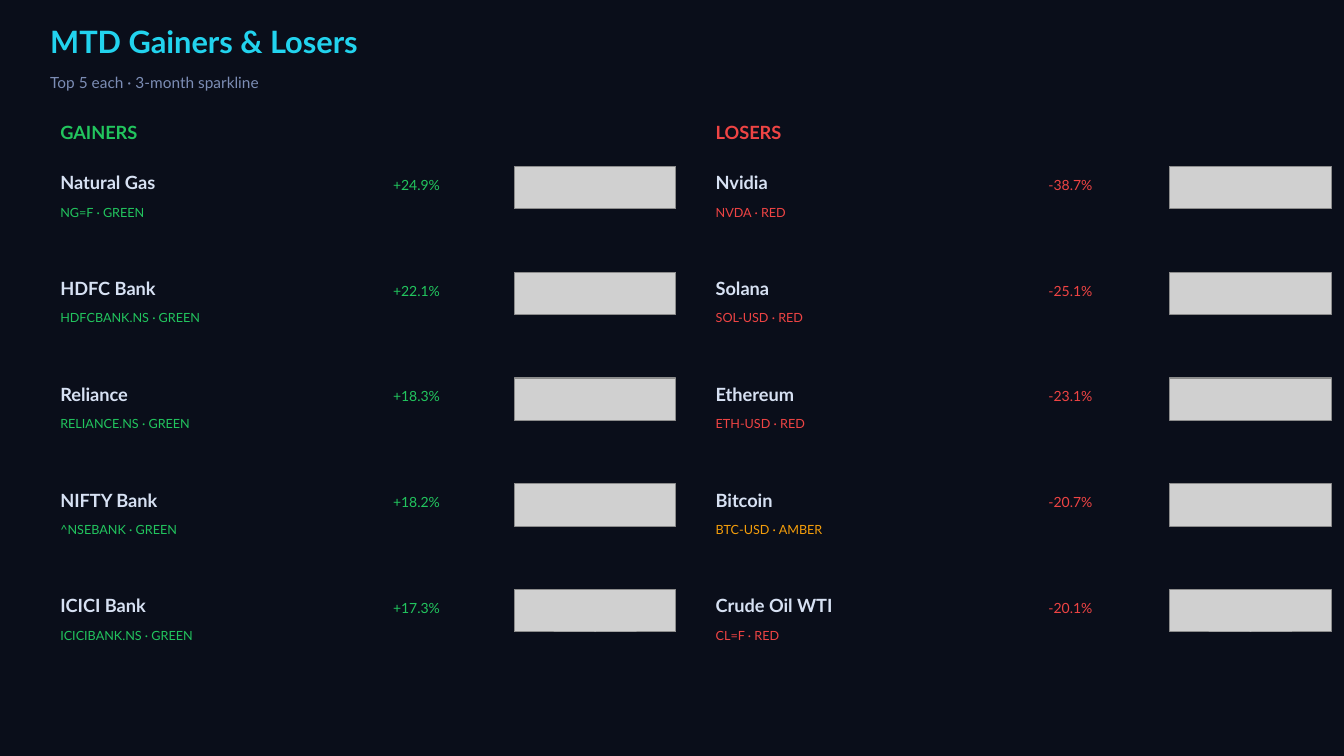
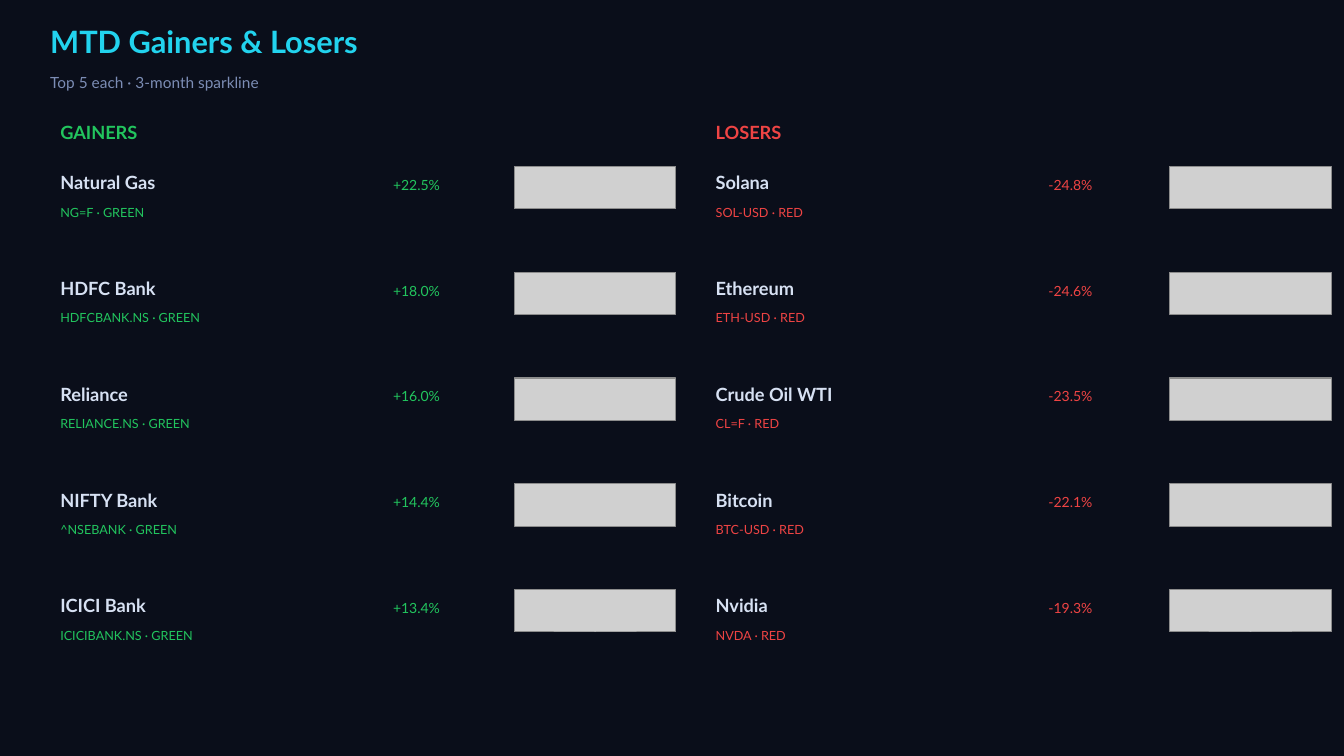
Before and after one commit to Pravkum23/pmr-terminal, a slide deck: slide 2 of docs/pmr_daily.pptx. Drawn at 1344x756 pixels with LibreOffice and Linux fonts; fonts in the diff are those of the drawing; grey boxes stand for pictures. Boxes give left, top, right and bottom in pixels: in the first picture for what was removed or moved away, otherwise in the second. Text is boxed around its words. In the diff, an @@ line names an element or a change of style, - is before the commit and + after.

```diff
--- a/docs/pmr_daily.pptx
+++ b/docs/pmr_daily.pptx
@@ text "Solana": place and size @@
-text "Solana" at box(716, 281, 770, 295)
+text "Solana" at box(716, 175, 770, 189)
@@ text removed at box(716, 175, 768, 189) @@
-Nvidia
@@ text at box(393, 180, 440, 190): text changed @@
-+24.9%
++22.5%
@@ text at box(716, 208, 803, 217): text changed @@
-NVDA · RED
+SOL-USD · RED
@@ text at box(1048, 180, 1092, 190): text changed @@
--38.7%
+-24.8%
@@ text at box(393, 286, 440, 296): text changed @@
-+22.1%
++18.0%
@@ text "Ethereum": place and size @@
-text "Ethereum" at box(716, 387, 794, 401)
+text "Ethereum" at box(716, 281, 794, 295)
@@ text at box(1048, 286, 1092, 296): text changed @@
--25.1%
+-24.6%
@@ text at box(716, 313, 805, 322): text changed @@
-SOL-USD · RED
+ETH-USD · RED
@@ text added at box(716, 387, 832, 401), 13 pt, text #D7E1F3, bold @@
+Crude Oil WTI
@@ text at box(393, 391, 440, 401): text changed @@
-+18.3%
++16.0%
@@ text at box(716, 419, 779, 428): text changed @@
-ETH-USD · RED
+CL=F · RED
@@ text at box(1048, 391, 1092, 401): text changed @@
--23.1%
+-23.5%
@@ text at box(393, 497, 440, 507): text changed @@
-+18.2%
++14.4%
@@ text at box(1048, 497, 1092, 507): text changed @@
--20.7%
+-22.1%
@@ text at box(716, 525, 804, 534): text changed; text colour #F59E0B to #EF4444 @@
-BTC-USD · AMBER
+BTC-USD · RED
@@ text at box(716, 598, 768, 612): text changed @@
-Crude Oil WTI
+Nvidia
@@ text at box(393, 603, 440, 613): text changed @@
-+17.3%
++13.4%
@@ text at box(1048, 603, 1092, 613): text changed @@
--20.1%
+-19.3%
@@ text at box(716, 631, 786, 640): text changed @@
-CL=F · RED
+NVDA · RED
```
Also in this commit, not shown: 4 other slides changed, 2 other files.
